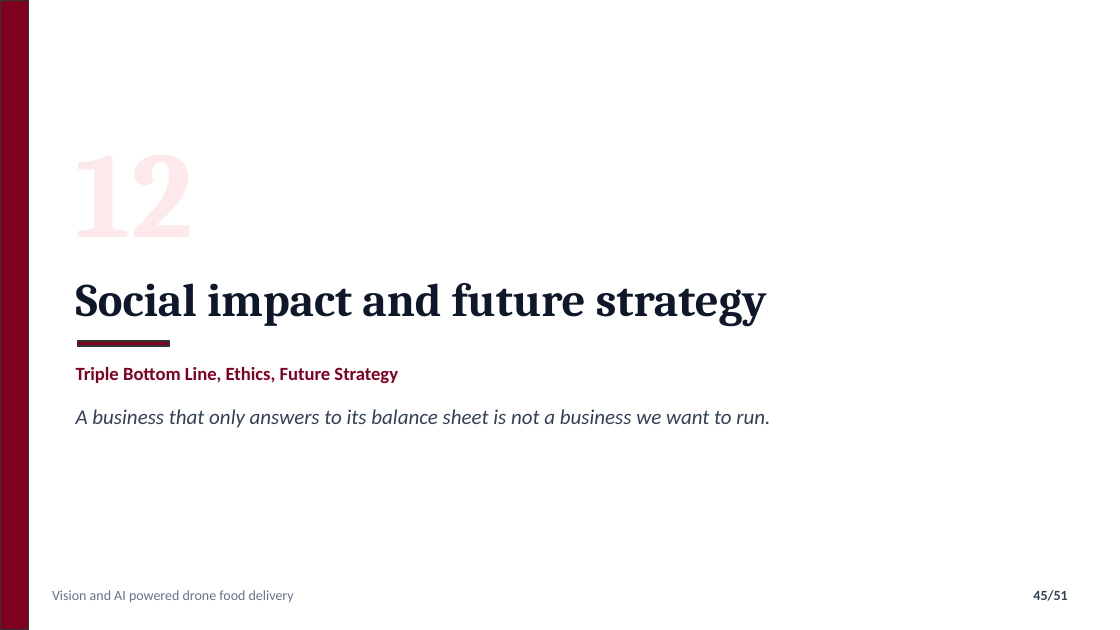
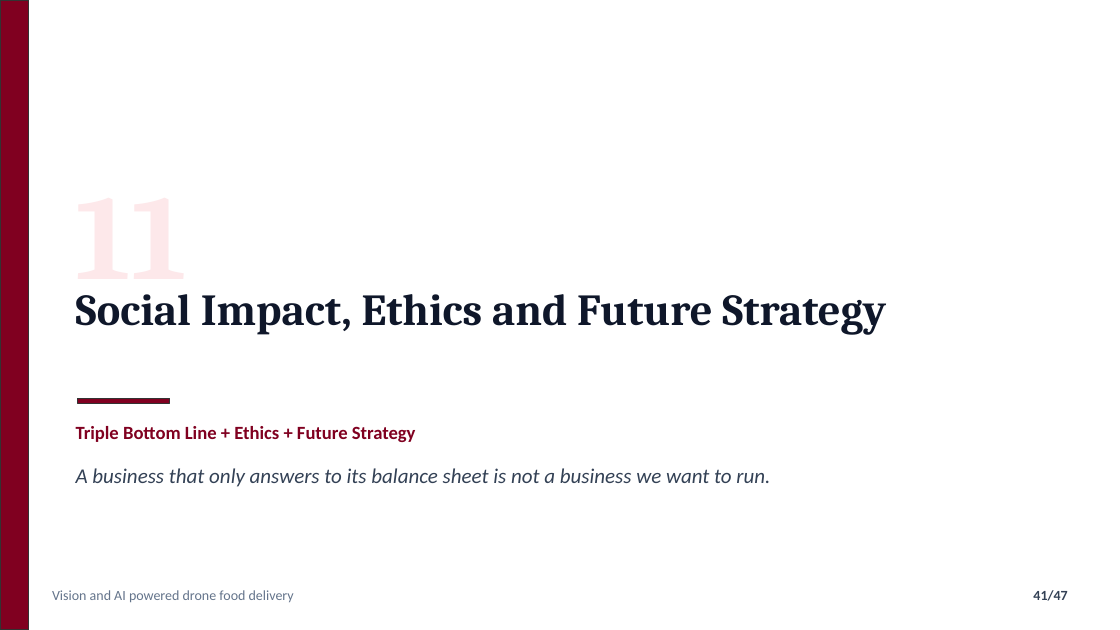
Before and after one commit to nafiskabbo/presentation-hum, a slide deck: slide 41 of output/AeroSetu_Group_Presentation-v1.pptx (slide 45 before the commit). Drawn at 1120x630 pixels with LibreOffice and Linux fonts; fonts in the diff are those of the drawing. Boxes give left, top, right and bottom in pixels: in the first picture for what was removed or moved away, otherwise in the second. Text is boxed around its words. In the diff, an @@ line names an element or a change of style, - is before the commit and + after.

Commit message:
update v1 presentation

```diff
--- a/output/AeroSetu_Group_Presentation-v1.pptx
+++ b/output/AeroSetu_Group_Presentation-v1.pptx
@@ text at [76,294,886,335]: text changed; size 40 to 38 pt @@
-Social impact and future strategy
+Social Impact, Ethics and Future Strategy
@@ text "Social Impact, Ethics and Future ..." at [76,294,886,335]: vertical alignment middle to top @@
@@ text added at [76,294,187,305], 104 pt, text #FDE8EA, bold @@
+11
@@ rectangle: place and size @@
-rectangle at [77,341,170,346]
+rectangle at [77,398,170,403]
@@ text at [76,426,416,442]: text changed @@
-Triple Bottom Line, Ethics, Future Strategy
+Triple Bottom Line + Ethics + Future Strategy
@@ text "A business that only answers ...": place and size @@
-text "A business that only answers ..." at [76,409,770,428]
+text "A business that only answers ..." at [76,468,770,487]
@@ page number at [1033,590,1067,601]: text changed @@
-45/51
+41/47
```
Also in this commit, not shown: 44 other slides changed, 1 slide added, 5 slides removed, 3 other files.
